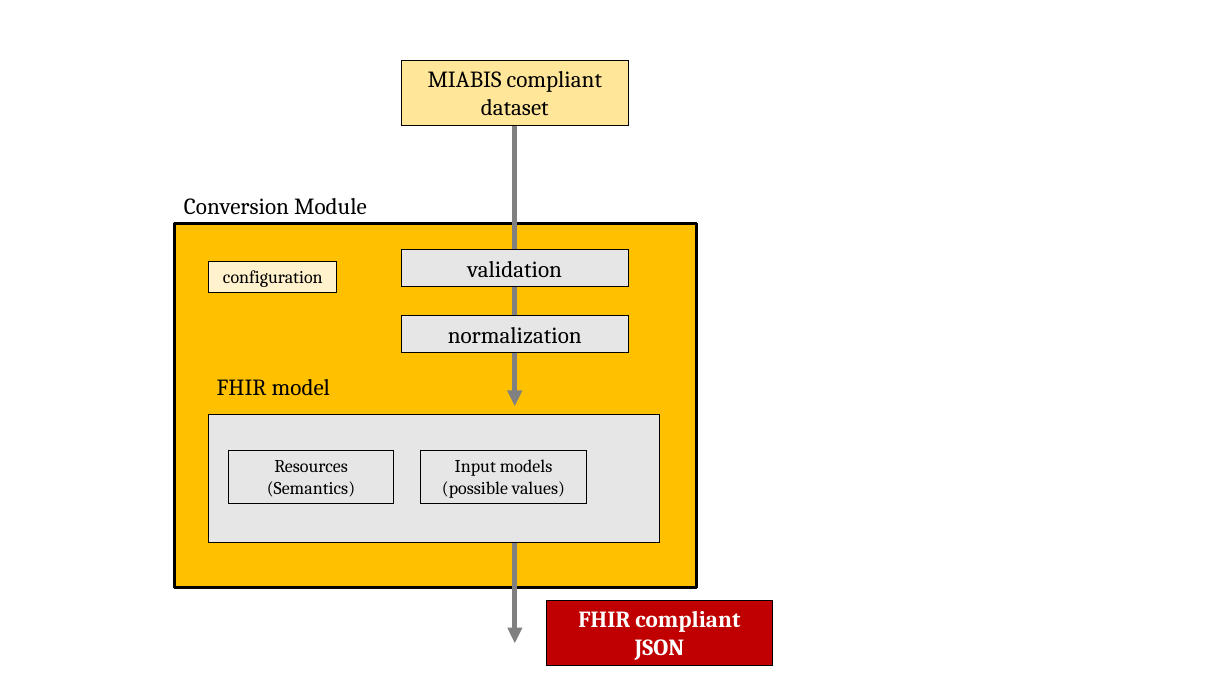
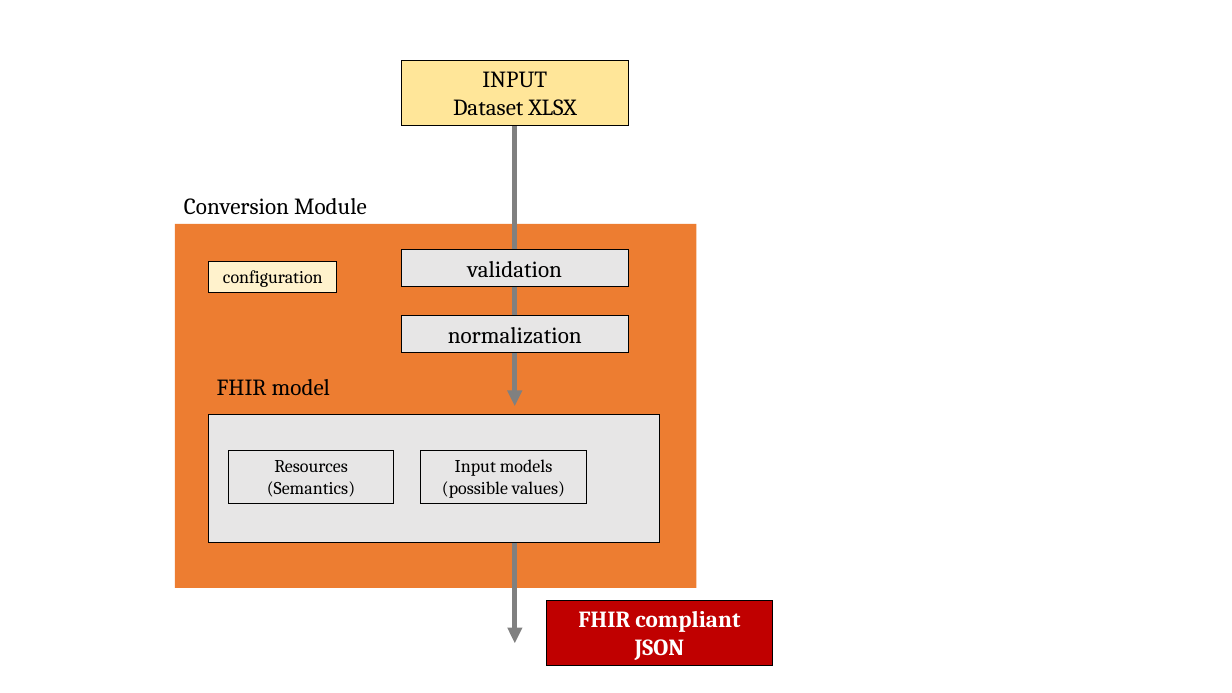
Before and after one commit to bbdataeng/a-small-fire, a slide deck: slide 2 of workflow.pptx. Drawn at 1232x693 pixels with LibreOffice and Linux fonts; fonts in the diff are those of the drawing. Boxes give left, top, right and bottom in pixels: in the first picture for what was removed or moved away, otherwise in the second. Text is boxed around its words. In the diff, an @@ line names an element or a change of style, - is before the commit and + after.

```diff
--- a/workflow.pptx
+++ b/workflow.pptx
@@ text in rectangle at <box>453,71,577,116</box>: text changed @@
-MIABIS compliant dataset
+INPUT
+Dataset XLSX
@@ rectangle at <box>175,224,696,588</box>: fill #FFC000 to #ED7D31; outline #000000 2.25 pt to none @@
```
Also in this commit, not shown: 14 other files.
